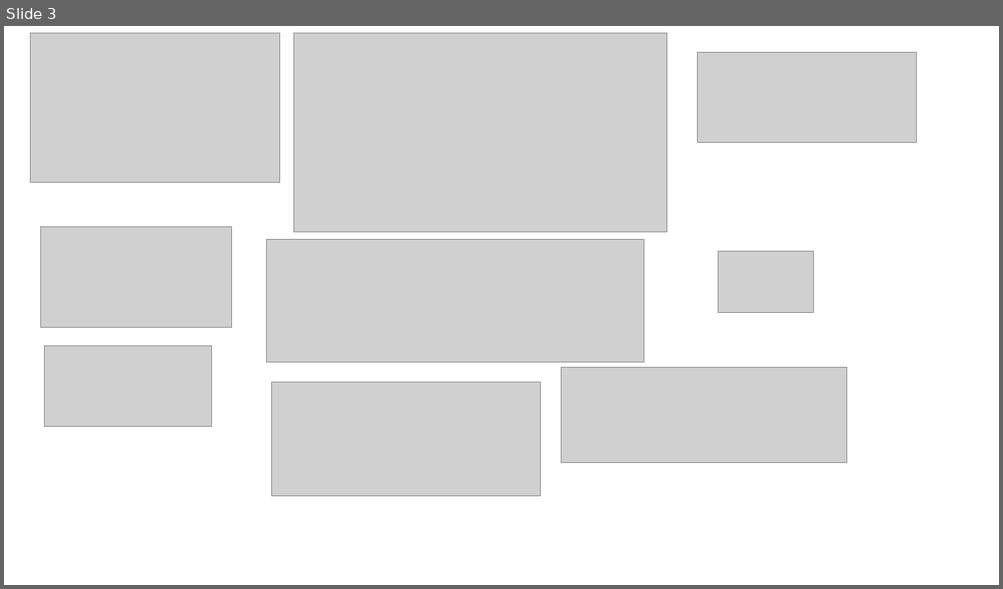
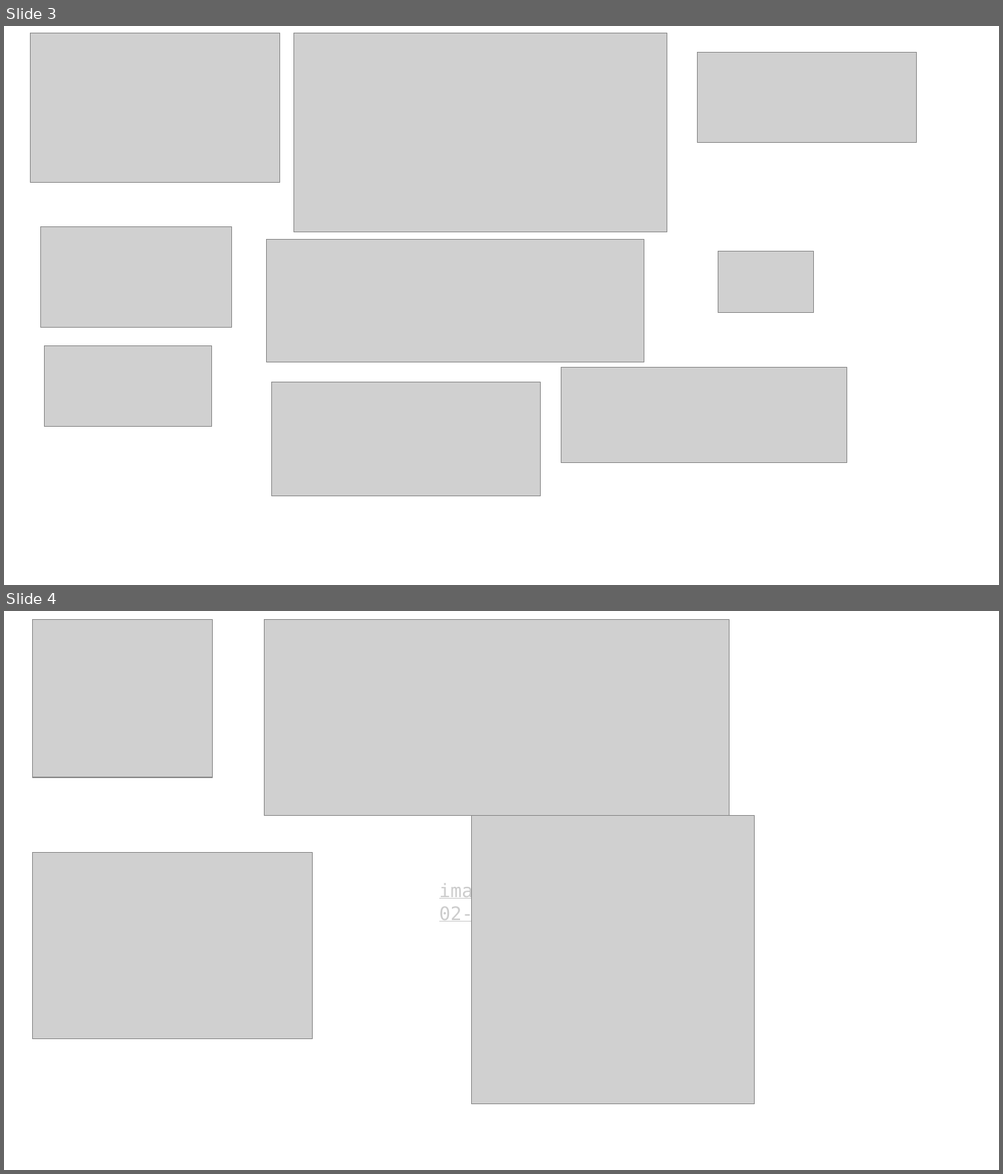
Before and after one commit to redinbluesky/the-lm-book, a slide deck: image/이미지_생성용.pptx. Shown one above the other, each under a label of ours: slide 3 before the commit, slides 3 and 4 after it. The pictures are 1003x589 and 1003x1174 pixels, drawn with LibreOffice and Linux fonts; fonts in the diff are those of the drawing; grey boxes stand for pictures. Boxes give left, top, right and bottom in pixels: in the first picture for what was removed or moved away, otherwise in the second. Text is boxed around its words. In the diff, an @@ line names an element or a change of style, - is before the commit and + after.

```diff
--- a/image/이미지_생성용.pptx
+++ b/image/이미지_생성용.pptx
@@ slide 4 added at [4,611,999,1170], background #FFFFFF @@
@@ picture added at [32,620,212,778] @@
@@ picture added at [264,620,729,816] @@
@@ picture added at [471,815,754,1105] @@
@@ picture added at [32,853,312,1039] @@
@@ text added at [439,882,540,925], 18 pt, text #CCCCCC, underline @@
+image/01-02-
```
Also in this commit, not shown: 1 other slide added, 1 slide removed, 1 other file.
